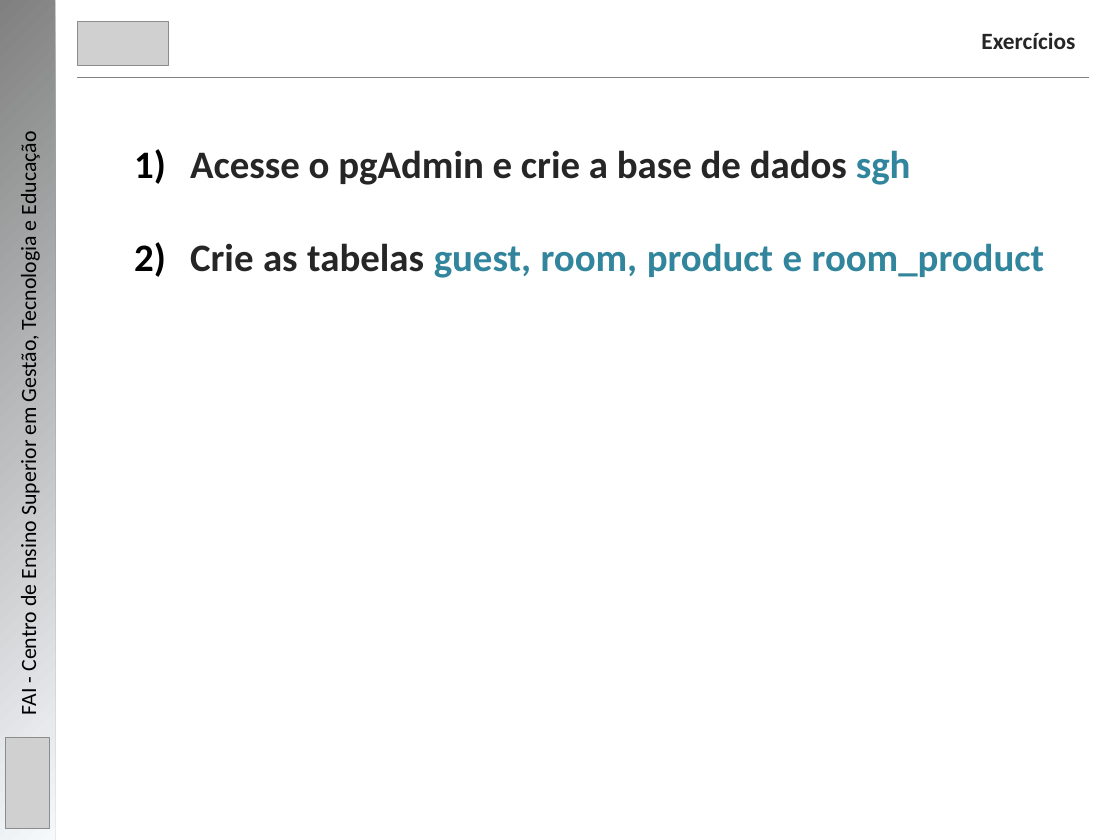
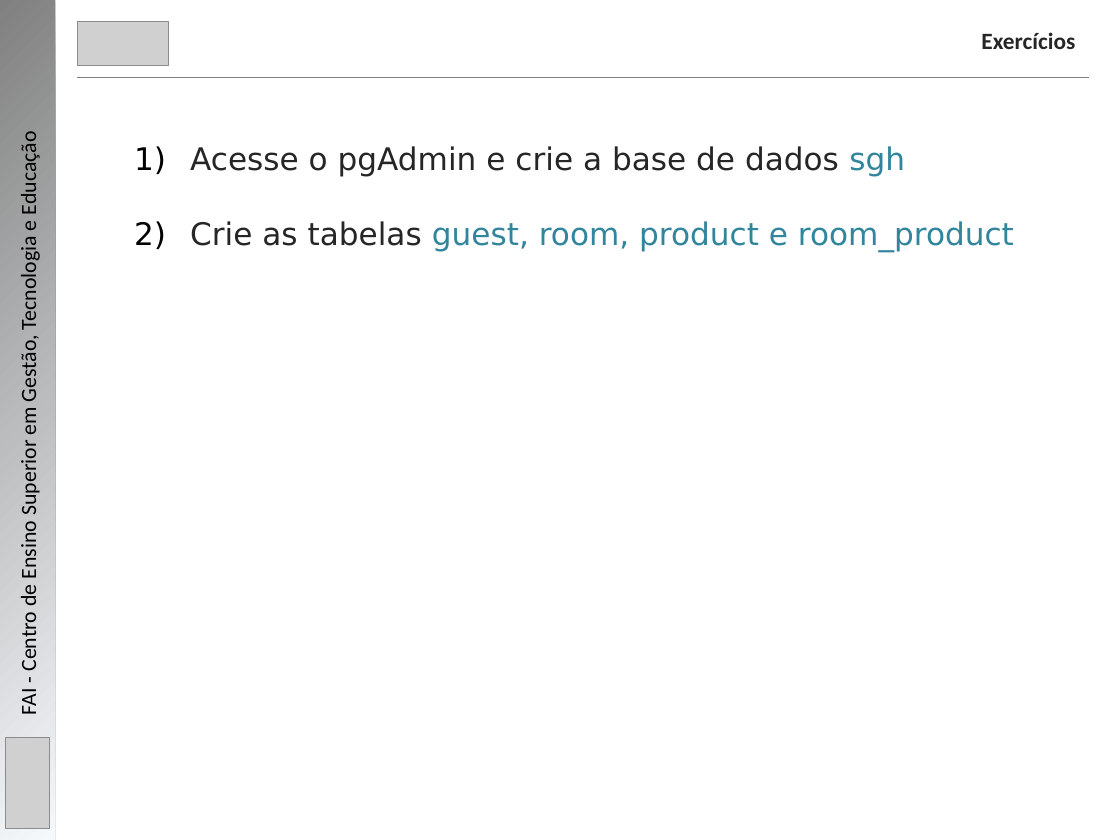
Before and after one commit to mbernardesp/lab-dev-software-sgh, a slide deck: slide 5 of slides/planejamento-implementação-db-sgh.pptx. Drawn at 1120x840 pixels with LibreOffice and Linux fonts; fonts in the diff are those of the drawing; grey boxes stand for pictures. Boxes give left, top, right and bottom in pixels: in the first picture for what was removed or moved away, otherwise in the second. Text is boxed around its words. In the diff, an @@ line names an element or a change of style, - is before the commit and + after.

```diff
--- a/slides/planejamento-implementação-db-sgh.pptx
+++ b/slides/planejamento-implementação-db-sgh.pptx
@@ text "Acesse o pgAdmin e crie ..." at (x1=190, y1=146, x2=1014, y2=252): size 25 to 20 pt, font Calibri to DejaVu Sans, bold off @@
```
Also in this commit, not shown: 1 other slide changed.
